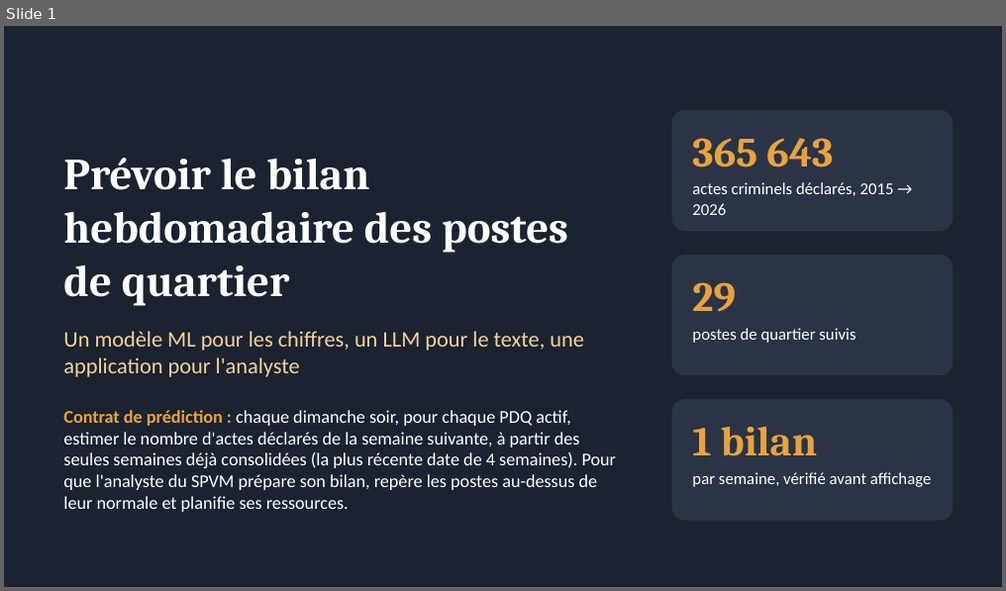
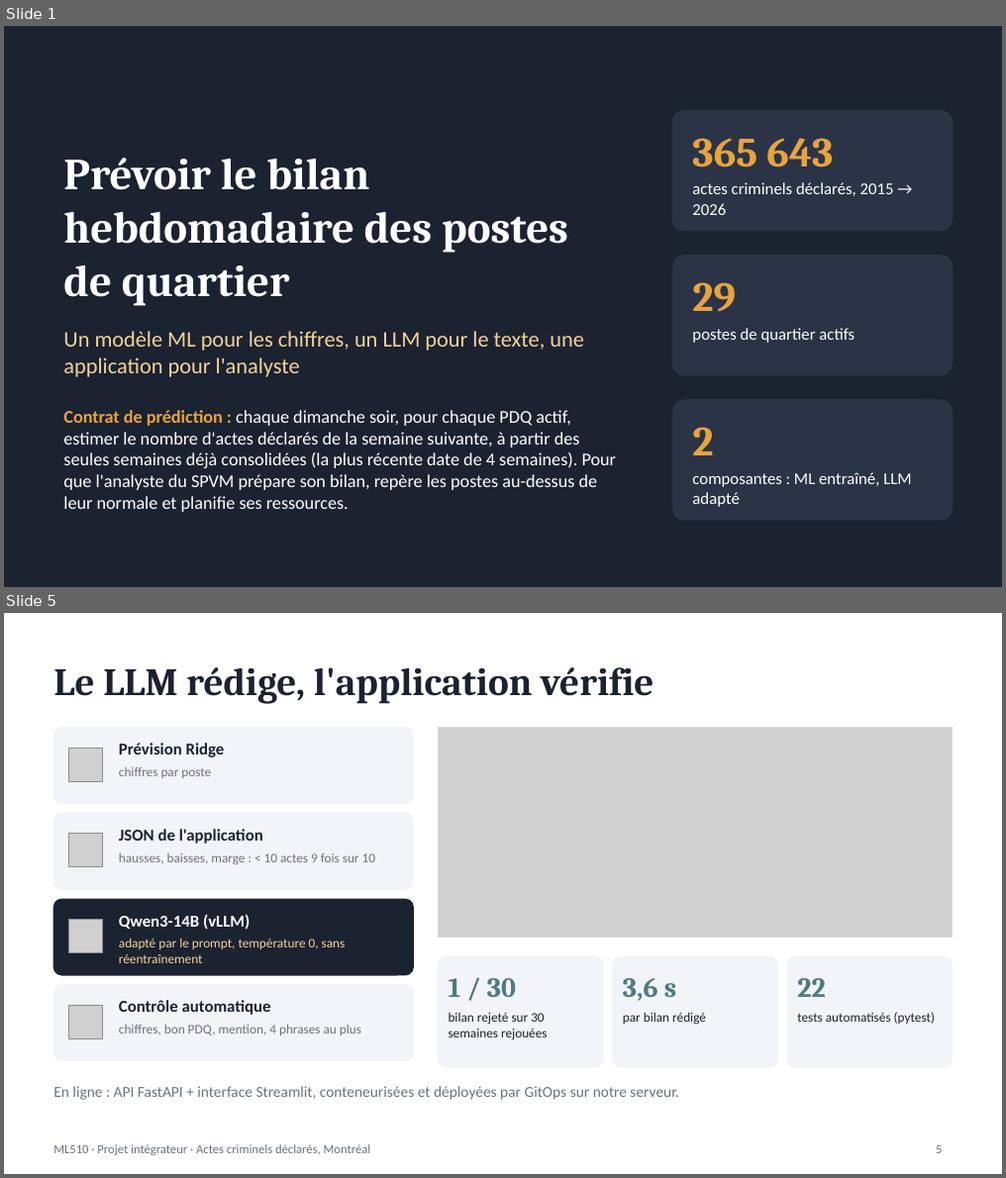
Before and after one commit to mirecloud/criminal-work, a slide deck: livrables/presentation.pptx. Shown one above the other, each under a label of ours: slide 1 before the commit, slides 1 and 5 after it; the slides between them are not shown. The pictures are 1006x591 and 1006x1178 pixels, drawn with LibreOffice and Linux fonts; fonts in the diff are those of the drawing; grey boxes stand for pictures. Boxes give left, top, right and bottom in pixels: in the first picture for what was removed or moved away, otherwise in the second. Text is boxed around its words. In the diff, an @@ line names an element or a change of style, - is before the commit and + after.

```diff
--- a/livrables/presentation.pptx
+++ b/livrables/presentation.pptx
@@ slide 5 added at (x1=4, y1=613, x2=1002, y2=1174), background #FFFFFF @@
@@ title added at (x1=54, y1=667, x2=653, y2=704), 28 pt, text #1B2230, bold @@
+Le LLM rédige, l'application vérifie
@@ rounded rectangle added at (x1=54, y1=728, x2=413, y2=804), fill #F2F4F7, outline #F2F4F7 1 pt @@
@@ picture added at (x1=438, y1=728, x2=952, y2=938) @@
@@ rectangle added at (x1=438, y1=728, x2=952, y2=938), outline #D5DAE1 0.75 pt @@
@@ picture added at (x1=69, y1=748, x2=103, y2=781) @@
@@ text added at (x1=119, y1=743, x2=225, y2=758), 12 pt, text #1B2230, bold @@
+Prévision Ridge
@@ text added at (x1=119, y1=767, x2=211, y2=778), 9.5 pt, text #6B7280 @@
+chiffres par poste
@@ rounded rectangle added at (x1=54, y1=814, x2=413, y2=889), fill #F2F4F7, outline #F2F4F7 1 pt @@
@@ picture added at (x1=69, y1=834, x2=103, y2=867) @@
@@ text added at (x1=119, y1=829, x2=263, y2=844), 12 pt, text #1B2230, bold @@
+JSON de l'application
@@ text added at (x1=119, y1=854, x2=375, y2=864), 9.5 pt, text #6B7280 @@
+hausses, baisses, marge : < 10 actes 9 fois sur 10
@@ rounded rectangle added at (x1=54, y1=899, x2=413, y2=975), fill #1B2230, outline #1B2230 1 pt @@
@@ picture added at (x1=69, y1=919, x2=103, y2=954) @@
@@ text added at (x1=119, y1=914, x2=250, y2=930), 12 pt, text #FFFFFF, bold @@
+Qwen3-14B (vLLM)
@@ text added at (x1=119, y1=938, x2=346, y2=963), 9.5 pt, text #F3D29B @@
+adapté par le prompt, température 0, sans réentraînement
@@ rounded rectangle added at (x1=438, y1=958, x2=603, y2=1067), fill #F2F4F7, outline #F2F4F7 1 pt @@
@@ rounded rectangle added at (x1=613, y1=958, x2=777, y2=1067), fill #F2F4F7, outline #F2F4F7 1 pt @@
@@ rounded rectangle added at (x1=787, y1=958, x2=952, y2=1067), fill #F2F4F7, outline #F2F4F7 1 pt @@
@@ rounded rectangle added at (x1=54, y1=985, x2=413, y2=1061), fill #F2F4F7, outline #F2F4F7 1 pt @@
@@ text added at (x1=449, y1=978, x2=516, y2=997), 20 pt, text #4F7A80, bold @@
+1 / 30
@@ text added at (x1=623, y1=978, x2=676, y2=1001), 20 pt, text #4F7A80, bold @@
+3,6 s
@@ text added at (x1=797, y1=978, x2=825, y2=997), 20 pt, text #4F7A80, bold @@
+22
@@ picture added at (x1=69, y1=1005, x2=103, y2=1039) @@
@@ text added at (x1=119, y1=1000, x2=271, y2=1015), 12 pt, text #1B2230, bold @@
+Contrôle automatique
@@ text added at (x1=119, y1=1025, x2=361, y2=1036), 9.5 pt, text #6B7280 @@
+chiffres, bon PDQ, mention, 4 phrases au plus
@@ text added at (x1=449, y1=1013, x2=548, y2=1041), 9.5 pt, text #1B2230 @@
+bilan rejeté sur 30 semaines rejouées
@@ text added at (x1=623, y1=1012, x2=706, y2=1025), 9.5 pt, text #1B2230 @@
+par bilan rédigé
@@ text added at (x1=797, y1=1012, x2=935, y2=1024), 9.5 pt, text #1B2230 @@
+tests automatisés (pytest)
@@ text added at (x1=54, y1=1086, x2=679, y2=1100), 11 pt, text #6B7280 @@
+En ligne : API FastAPI + interface Streamlit, conteneurisées et déployées par GitOps sur notre serveur.
@@ text added at (x1=54, y1=1145, x2=371, y2=1156), 9 pt, text #6B7280 @@
+ML510 · Projet intégrateur · Actes criminels déclarés, Montréal
@@ page number added at (x1=936, y1=1146, x2=942, y2=1154), 9 pt, text #6B7280 @@
+5
@@ slide 1 changed as well @@
@@ text at (x1=692, y1=328, x2=854, y2=343): text changed @@
-postes de quartier suivis
+postes de quartier actifs
@@ text at (x1=692, y1=427, x2=713, y2=456): text changed @@
-1 bilan
+2
@@ text at (x1=692, y1=472, x2=911, y2=507): text changed @@
-par semaine, vérifié avant affichage
+composantes : ML entraîné, LLM adapté
```
Also in this commit, not shown: 3 other slides changed, 1 other slide added, 2 slides removed.
